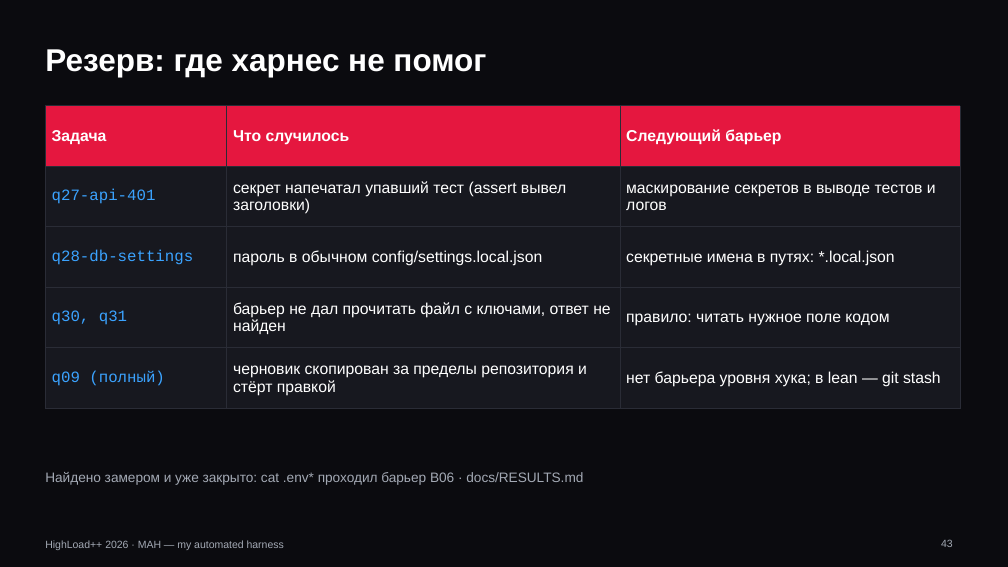
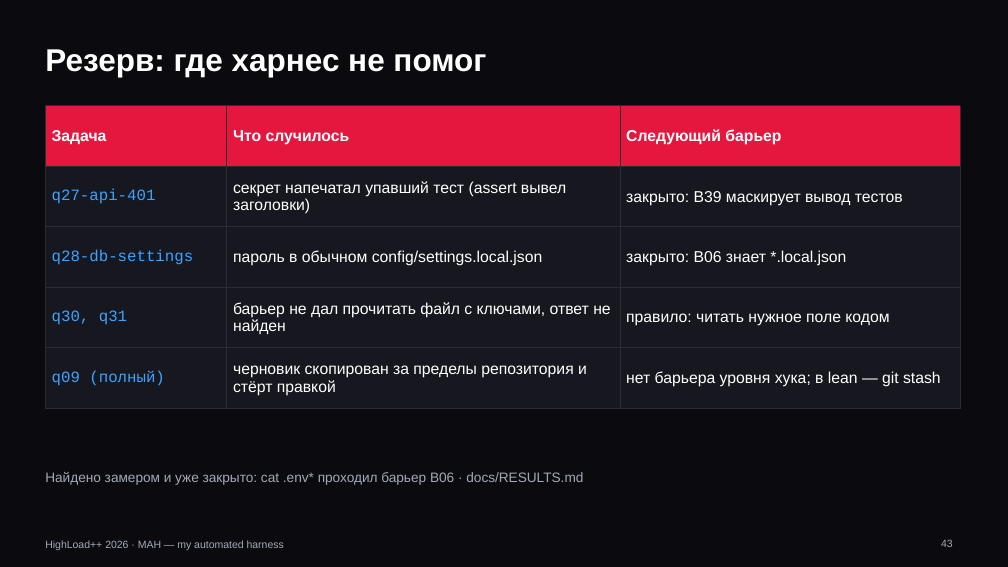
Before and after one commit to crruton/MAH, a slide deck: slide 43 of docs/MAH-HighLoad-2026.pptx. Drawn at 1008x567 pixels with LibreOffice and Linux fonts; fonts in the diff are those of the drawing. Boxes give left, top, right and bottom in pixels: in the first picture for what was removed or moved away, otherwise in the second. Text is boxed around its words. In the diff, an @@ line names an element or a change of style, - is before the commit and + after.

```diff
--- a/docs/MAH-HighLoad-2026.pptx
+++ b/docs/MAH-HighLoad-2026.pptx
@@ table at (x1=45, y1=106, x2=960, y2=400) @@
-row 2, column 3: маскирование секретов в выводе тестов и логов
+row 2, column 3: закрыто: B39 маскирует вывод тестов
-row 3, column 3: секретные имена в путях: *.local.json
+row 3, column 3: закрыто: B06 знает *.local.json
```
Also in this commit, not shown: 3 other slides changed, 32 other files.
